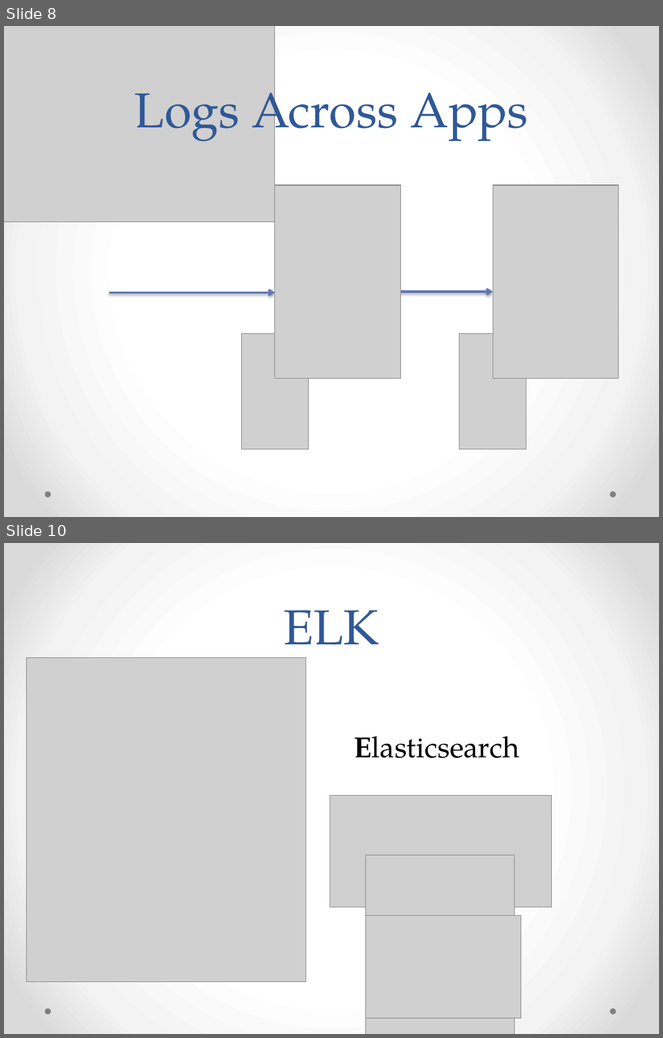
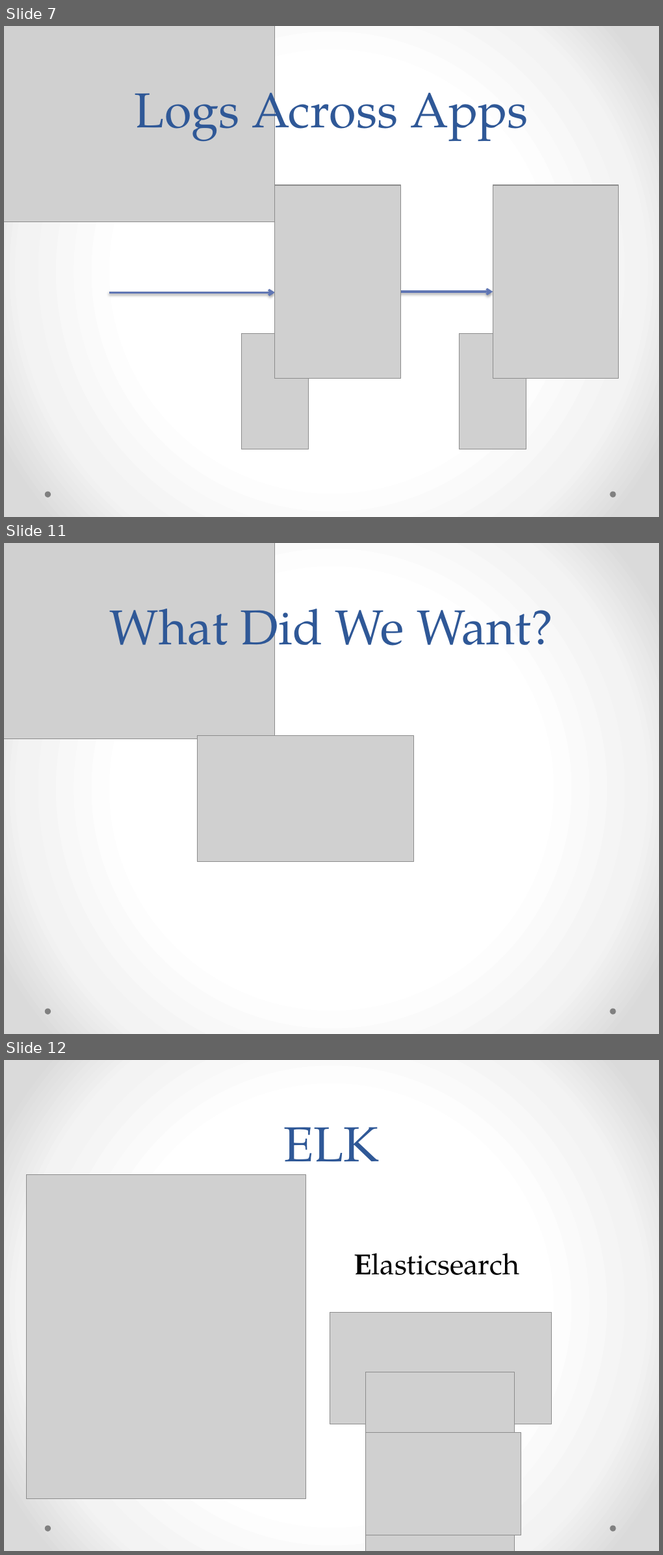
Before and after one commit to solidjb/elk-demo, a slide deck: oclc-elk.pptx. Shown one above the other, each under a label of ours: slides 8 and 10 before the commit, slides 7, 11 and 12 after it; the slides between them are not shown. The pictures are 663x1038 and 663x1555 pixels, drawn with LibreOffice and Linux fonts; fonts in the diff are those of the drawing; grey boxes stand for pictures. Boxes give left, top, right and bottom in pixels: in the first picture for what was removed or moved away, otherwise in the second. Text is boxed around its words. In the diff, an @@ line names an element or a change of style, - is before the commit and + after.

```diff
--- a/oclc-elk.pptx
+++ b/oclc-elk.pptx
@@ slide 11 added at [4, 543, 659, 1034], background gradient #FFFFFF to #F4F4F4 to #DADADA; not listed: 2 template elements that a slide beside it also shows @@
@@ picture added at [4, 543, 275, 738] @@
@@ title added at [110, 593, 553, 663], 54 pt, text #2F5897 @@
+What Did We Want?
@@ picture added at [197, 735, 414, 861] @@
@@ what was slide 8 is now slide 7 @@
@@ what was slide 10 is now slide 12 @@
```
Also in this commit, not shown: 1 slide changed, 8 other slides added, 2 slides removed.
